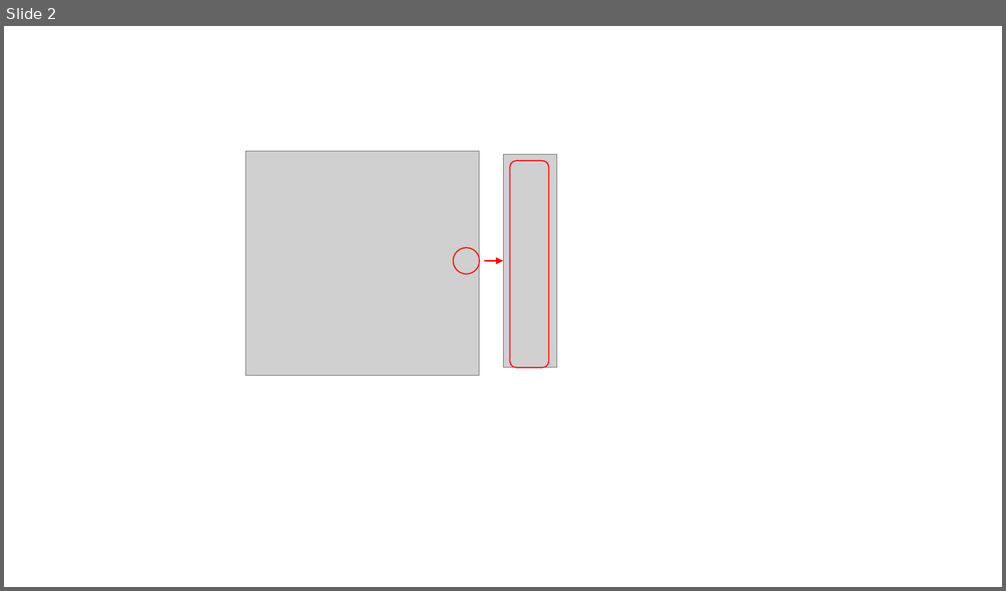
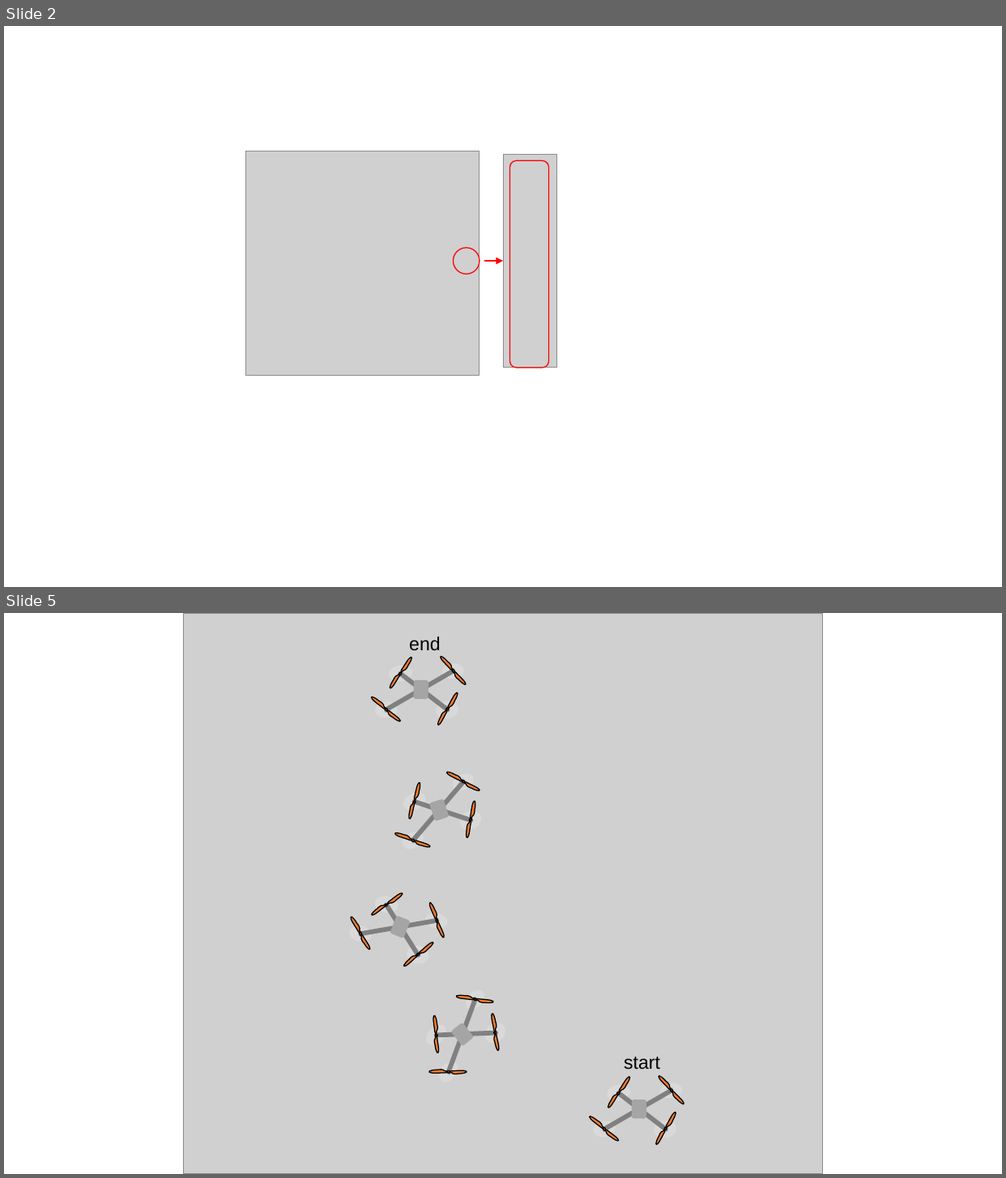
Before and after one commit to sriram-2502/KoopmanMPC_Quadrotor, a slide deck: Figures/schematic.pptx. Shown one above the other, each under a label of ours: slide 2 before the commit, slides 2 and 5 after it; the slides between them are not shown. The pictures are 1006x591 and 1006x1178 pixels, drawn with LibreOffice and Linux fonts; fonts in the diff are those of the drawing; grey boxes stand for pictures; background and template pictures are left out. Boxes give left, top, right and bottom in pixels: in the first picture for what was removed or moved away, otherwise in the second. Text is boxed around its words. In the diff, an @@ line names an element or a change of style, - is before the commit and + after.

```diff
--- a/Figures/schematic.pptx
+++ b/Figures/schematic.pptx
@@ slide 5 added at box(4, 613, 1002, 1174), background #FFFFFF @@
@@ picture added at box(183, 613, 823, 1174) @@
@@ text added at box(409, 636, 441, 651), 18 pt, text #000000 @@
+end
@@ group added at box(371, 656, 467, 726): 8 ellipses, 8 freeform shapes, 2 lines, 1 rounded rectangle @@
@@ group added at box(395, 769, 484, 853): 8 ellipses, 8 freeform shapes, 2 lines, 1 rounded rectangle @@
@@ group added at box(347, 892, 450, 968): 8 ellipses, 8 freeform shapes, 2 lines, 1 rounded rectangle @@
@@ group added at box(423, 986, 510, 1086): 8 ellipses, 8 freeform shapes, 2 lines, 1 rounded rectangle @@
@@ text added at box(624, 1057, 660, 1070), 18 pt, text #000000 @@
+start
@@ group added at box(590, 1076, 685, 1145): 8 ellipses, 8 freeform shapes, 2 lines, 1 rounded rectangle @@
```
Also in this commit, not shown: 2 other slides added, 4 other files.
